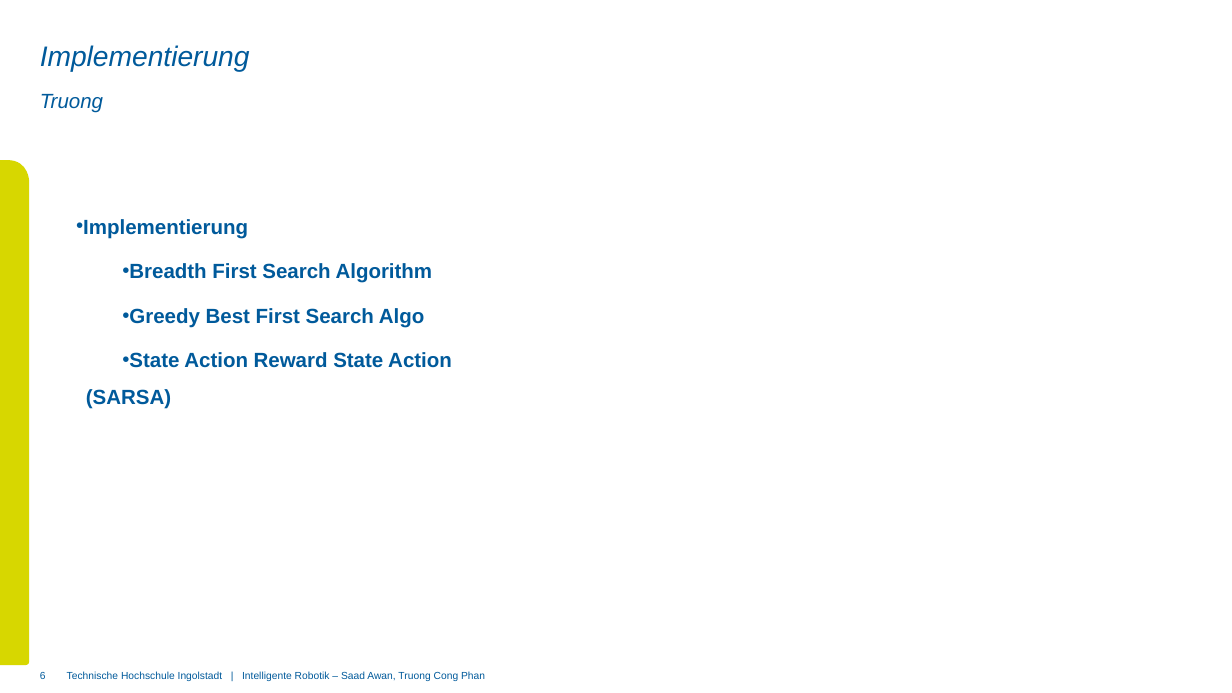
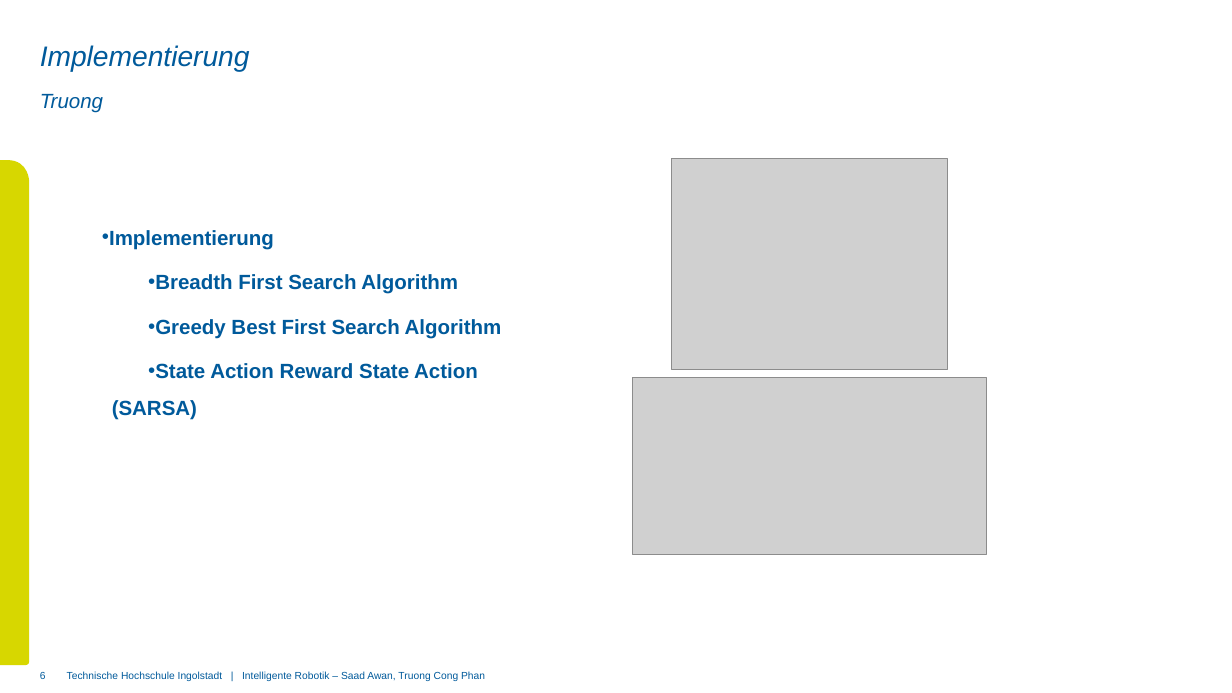
Before and after one commit to saadAw/introb, a slide deck: slide 6 of presentation/intelligente_robotik.pptx. Drawn at 1232x693 pixels with LibreOffice and Linux fonts; fonts in the diff are those of the drawing; grey boxes stand for pictures; background and template pictures are left out. Boxes give left, top, right and bottom in pixels: in the first picture for what was removed or moved away, otherwise in the second. Text is boxed around its words. In the diff, an @@ line names an element or a change of style, - is before the commit and + after.

Commit message:
Update: Presentation

```diff
--- a/presentation/intelligente_robotik.pptx
+++ b/presentation/intelligente_robotik.pptx
@@ picture added at (671,159,947,369) @@
@@ text "Implementierung": place and size @@
-text "Implementierung" at (83,219,452,409)
+text "Implementierung" at (109,230,502,420)
@@ text at (155,319,502,339): text changed @@
-  • Greedy Best First Search Algo
+  • Greedy Best First Search Algorithm
@@ picture added at (632,377,986,554) @@
```
Also in this commit, not shown: 5 other slides changed, 2 slides removed.
